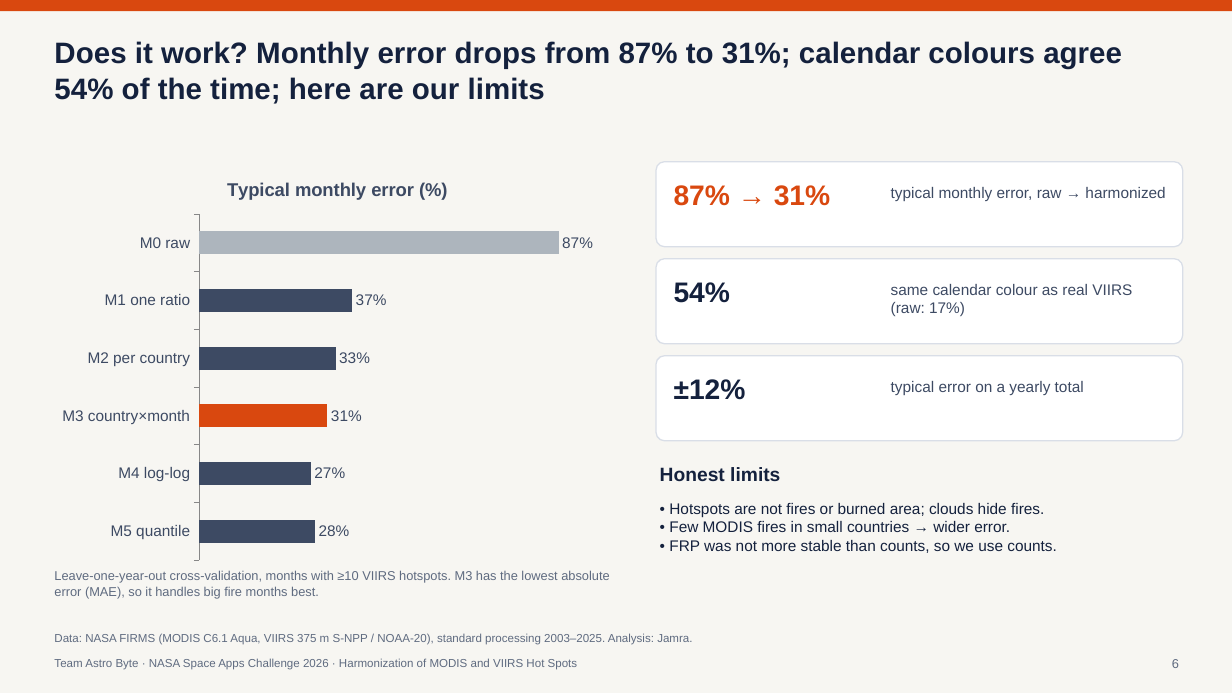
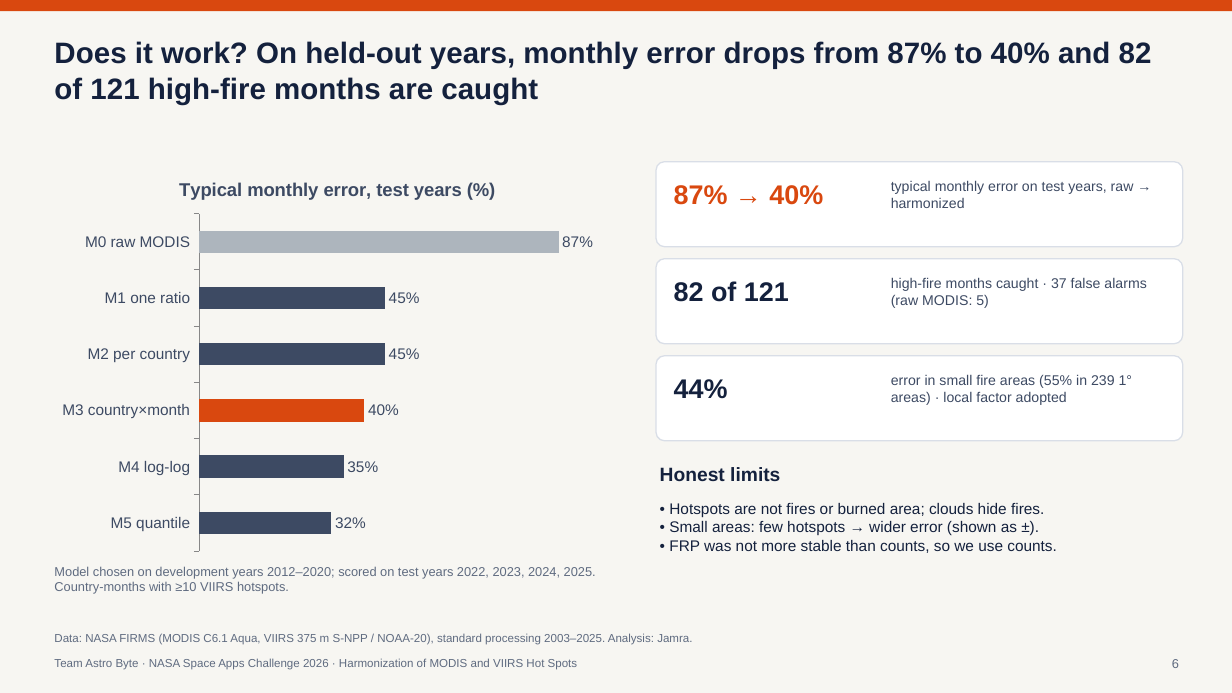
Before and after one commit to ahmedetk/jamra, a slide deck: slide 6 of slides/AstroByte_Slides.pptx. Drawn at 1232x693 pixels with LibreOffice and Linux fonts; fonts in the diff are those of the drawing. Boxes give left, top, right and bottom in pixels: in the first picture for what was removed or moved away, otherwise in the second. Text is boxed around its words. In the diff, an @@ line names an element or a change of style, - is before the commit and + after.

```diff
--- a/slides/AstroByte_Slides.pptx
+++ b/slides/AstroByte_Slides.pptx
@@ text at box(54, 41, 1152, 104): text changed @@
-Does it work? Monthly error drops from 87% to 31%; calendar colours agree 54% of the time; here are our limits
+Does it work? On held-out years, monthly error drops from 87% to 40% and 82 of 121 high-fire months are caught
@@ bar chart at box(51, 162, 624, 559) @@
@@ title "Typical monthly error (%)" to "Typical monthly error, test years (%)" @@
-categories: M0 raw, M1 one ratio, M2 per country, M3 country×month, M4 log-log, M5 quantile
+categories: M0 raw MODIS, M1 one ratio, M2 per country, M3 country×month, M4 log-log, M5 quantile
-Typical monthly error (%): 87, 37, 33, 31, 27, 28
+Typical monthly error, test years (%): 87, 45, 45, 40, 35, 32
@@ bar chart: place and size @@
-bar chart at box(51, 162, 624, 568)
+bar chart at box(51, 162, 624, 559)
@@ text at box(674, 185, 823, 205): text changed; size 22 to 21 pt @@
-87% → 31%
+87% → 40%
@@ text at box(891, 180, 1134, 208): text changed; size 12 to 11 pt @@
-typical monthly error, raw → harmonized
+typical monthly error on test years, raw → harmonized
@@ text at box(674, 281, 789, 302): text changed; size 22 to 21 pt @@
-54%
+82 of 121
@@ text at box(891, 277, 1146, 308): text changed; size 12 to 11 pt @@
-same calendar colour as real VIIRS (raw: 17%)
+high-fire months caught · 37 false alarms (raw MODIS: 5)
@@ text at box(674, 379, 728, 399): text changed; size 22 to 21 pt @@
-±12%
+44%
@@ text at box(891, 374, 1132, 405): text changed; size 12 to 11 pt @@
-typical error on a yearly total
+error in small fire areas (55% in 239 1° areas) · local factor adopted
@@ text at box(669, 521, 1017, 535): text changed @@
-• Few MODIS fires in small countries → wider error.
+• Small areas: few hotspots → wider error (shown as ±).
@@ text at box(54, 566, 596, 594): text changed @@
-Leave-one-year-out cross-validation, months with ≥10 VIIRS hotspots. M3 has the lowest absolute error (MAE), so it handles big fire months best.
+Model chosen on development years 2012–2020; scored on test years 2022, 2023, 2024, 2025. Country-months with ≥10 VIIRS hotspots.
```
Also in this commit, not shown: 4 other slides changed, 46 other files.
